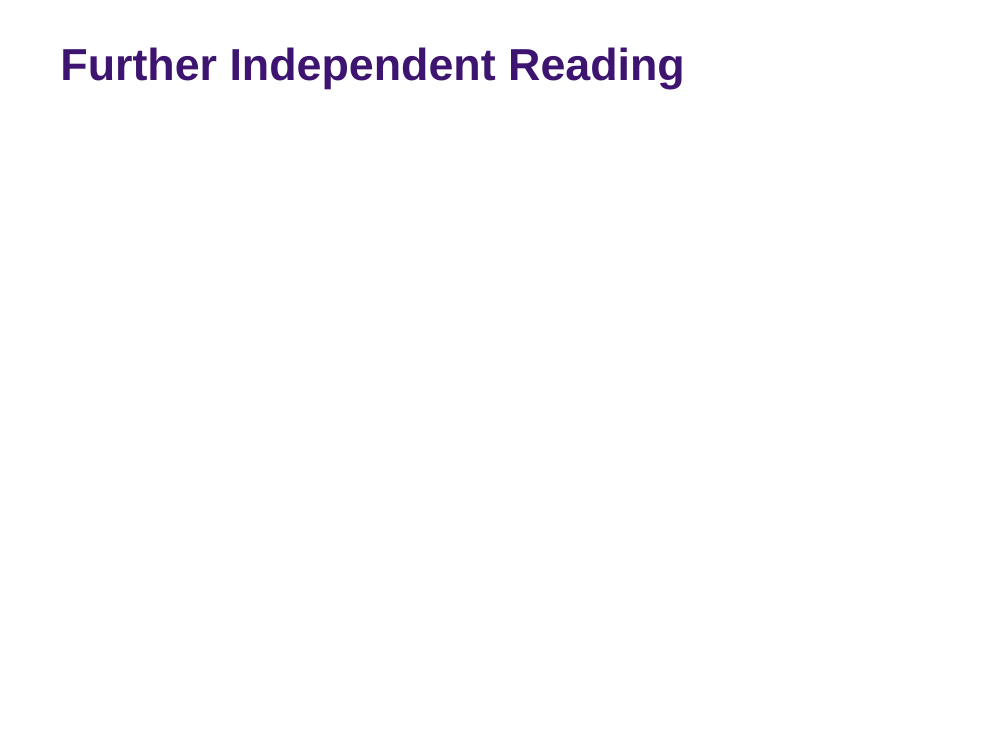
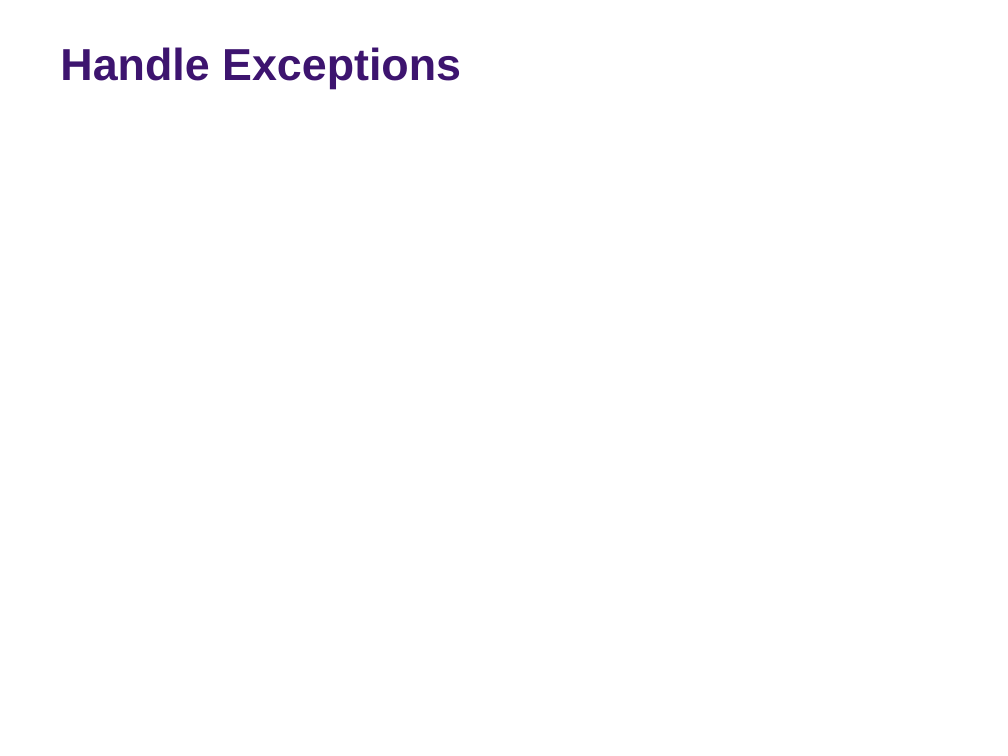
Before and after one commit to rs-kellogg/2023-phd-workshop, a slide deck: slide 20 of session-3/Session-3-Automation-Testing.pptx (slide 19 before the commit). Drawn at 1008x756 pixels with LibreOffice and Linux fonts; fonts in the diff are those of the drawing; background and template pictures are left out. Boxes give left, top, right and bottom in pixels: in the first picture for what was removed or moved away, otherwise in the second. Text is boxed around its words. In the diff, an @@ line names an element or a change of style, - is before the commit and + after.

```diff
--- a/session-3/Session-3-Automation-Testing.pptx
+++ b/session-3/Session-3-Automation-Testing.pptx
@@ title at (x1=60, y1=47, x2=461, y2=89): text changed @@
-Further Independent Reading
+Handle Exceptions
```
Also in this commit, not shown: 11 other slides changed, 13 slides added, 5 slides removed, 3 other files.
